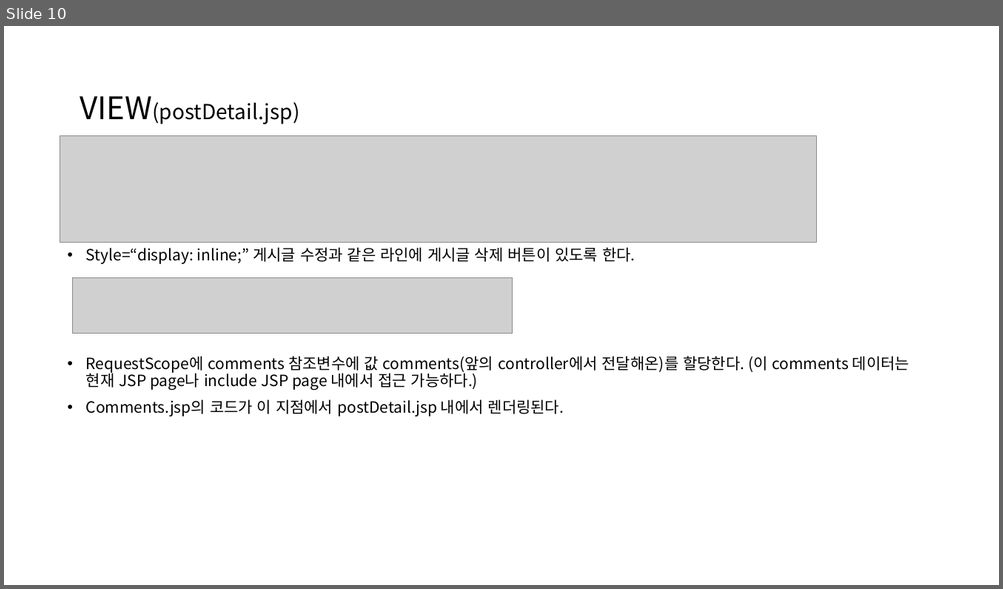
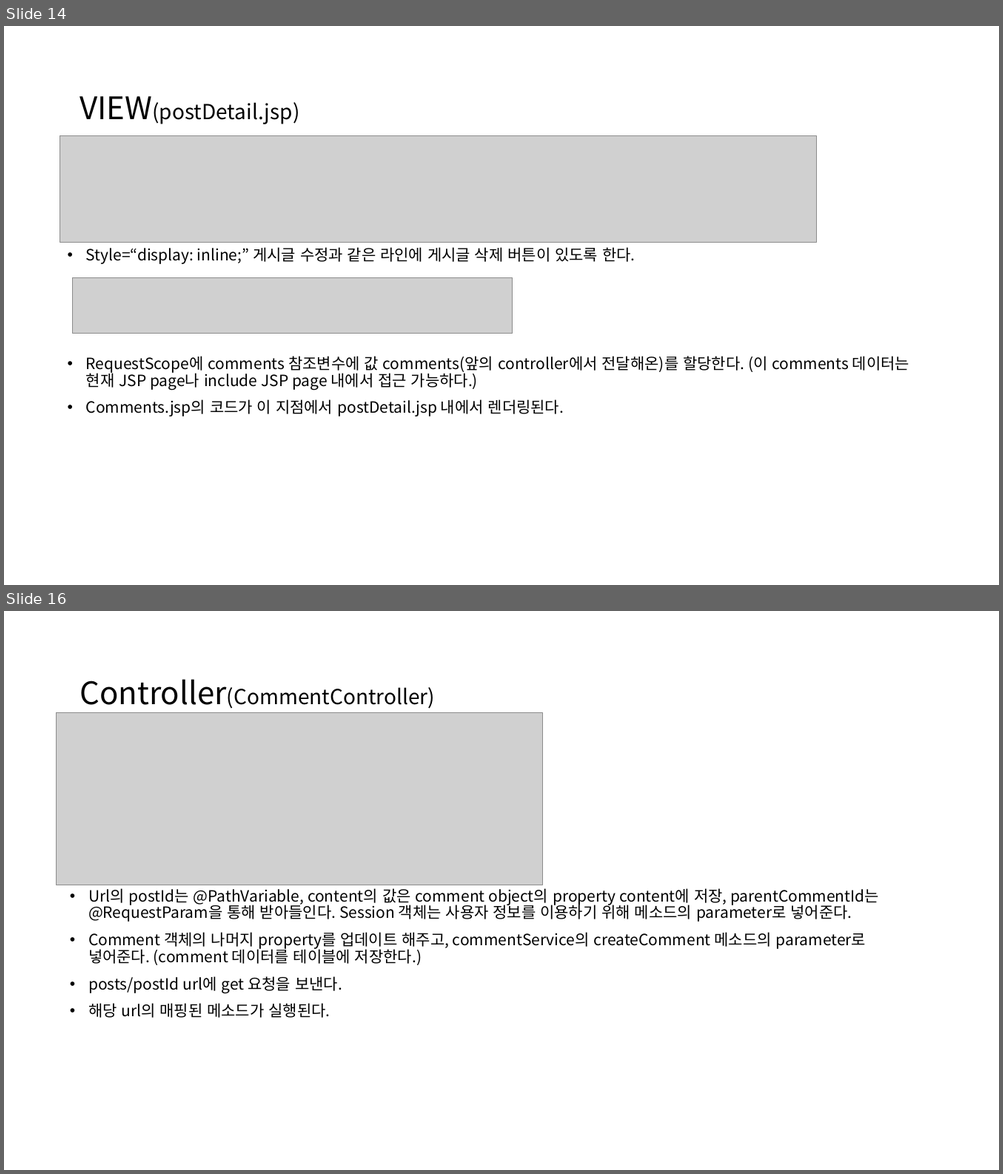
Before and after one commit to kdw1437/SpringHomework_BackEnd, a slide deck: 스프링 게시판 만들기_240821.pptx. Shown one above the other, each under a label of ours: slide 10 before the commit, slides 14 and 16 after it; the slides between them are not shown. The pictures are 1003x589 and 1003x1174 pixels, drawn with LibreOffice and Linux fonts; fonts in the diff are those of the drawing; grey boxes stand for pictures. Boxes give left, top, right and bottom in pixels: in the first picture for what was removed or moved away, otherwise in the second. Text is boxed around its words. In the diff, an @@ line names an element or a change of style, - is before the commit and + after.

```diff
--- a/스프링 게시판 만들기_240821.pptx
+++ b/스프링 게시판 만들기_240821.pptx
@@ slide 16 added at bbox=[4, 611, 999, 1170], background #FFFFFF @@
@@ title added at bbox=[79, 679, 435, 709], 20 pt, text #000000 @@
+Controller(CommentController)
@@ picture added at bbox=[57, 713, 543, 886] @@
@@ text added at bbox=[88, 889, 879, 1018], 15 pt, text #000000 @@
+• Url의 postId는 @PathVariable, content의 값은 comment object의 property content에 저장, parentCommentId는 @RequestParam을 통해 받아들인다. Session 객체는 사용자 정보를 이용하기 위해 메소드의 parameter로 넣어준다.
+• Comment 객체의 나머지 property를 업데이트 해주고, commentService의 createComment 메소드의 parameter로 넣어준다. (comment 데이터를 테이블에 저장한다.)
+• posts/postId url에 get 요청을 보낸다.
+• 해당 url의 매핑된 메소드가 실행된다.
@@ what was slide 10 is now slide 14 @@
```
Also in this commit, not shown: 1 slide changed, 6 other slides added.
